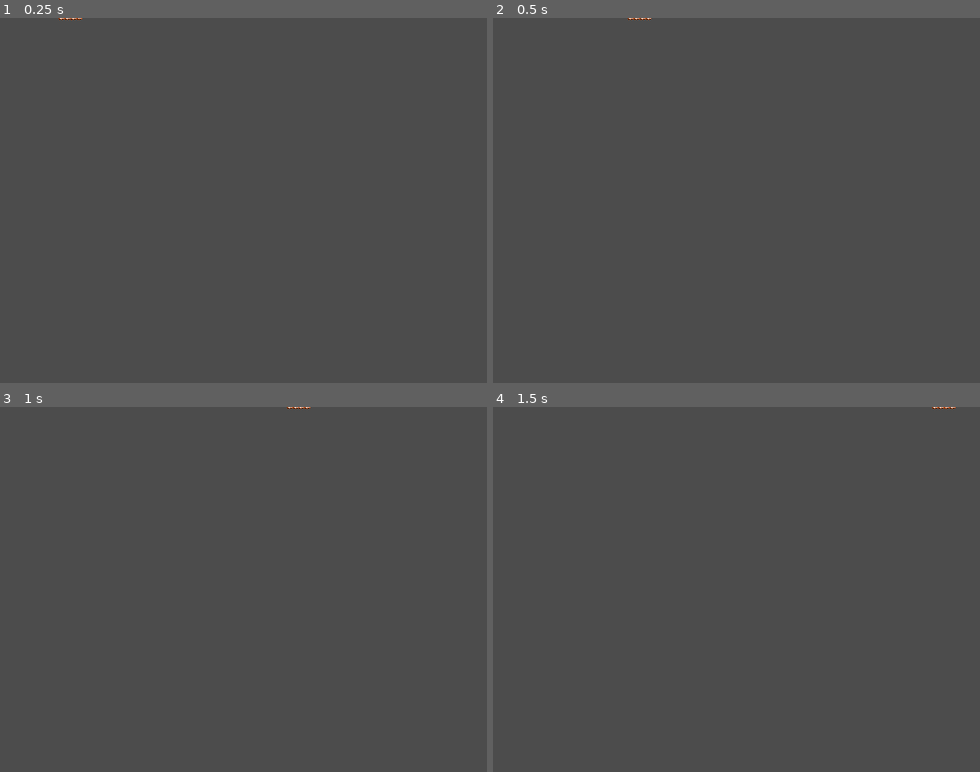
Above: before the commit, frames 1-4 (two rows, left to right).
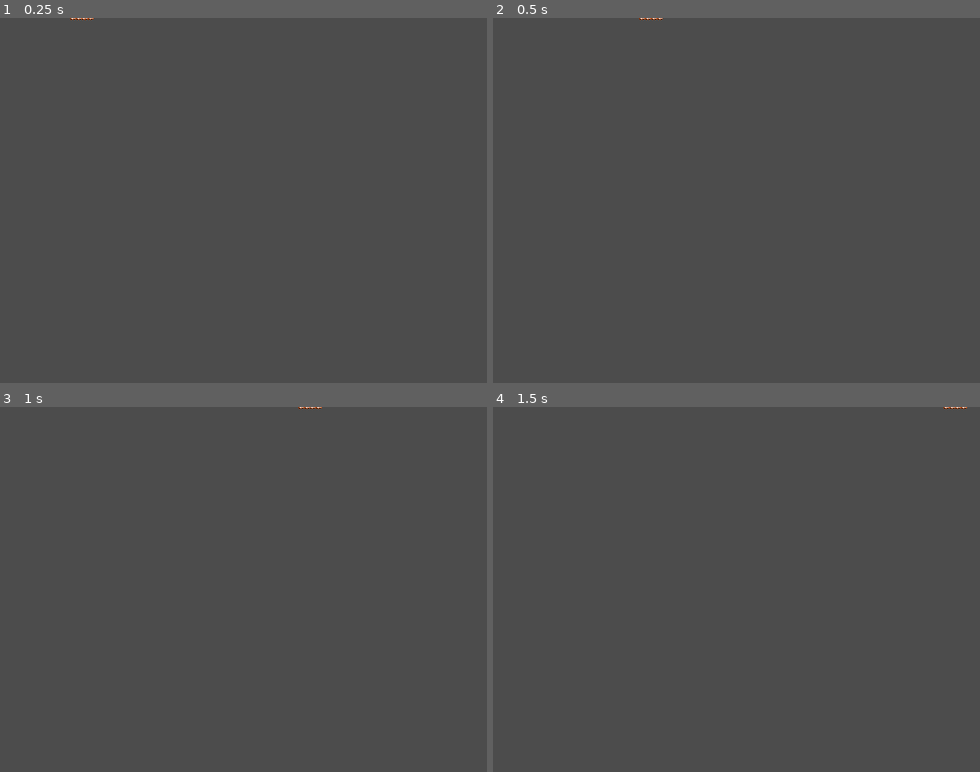
Above: after the commit, the same moments.

Repository: gunzblazincourier/gunzblazin-contra
Game: Godot game, scene res://Bullet/bullet_l.tscn
Same seed, same stepped clock (60 frames per second), same inputs: the game is played once before the commit and once after it. This scene is started directly instead of the project's main scene.
Inputs:
- Up to frame 1 (0.25 s): no input
- Up to frame 2 (0.5 s): no input
- Up to frame 3 (1 s): tap Enter at 0.5 s; hold Right (right) from 0.53 s (still down); tap 1 (1) at 0.6 s; tap X (jump) at 0.77 s; tap 2 (2) at 0.8 s
- Up to frame 4 (1.5 s): keep holding Right (right); tap Space at 1.25 s; tap 2 (2) at 1.35 s

The runs differ from the first frame. In frame 1, less than 0.1% of the frame differs, in the area x 12-20%, y 0-1%; in frame 2, less than 0.1%, in the area x 27-35%, y 0-1%; in frame 3, less than 0.1%; in frame 4, less than 0.1%.

Commit message:
refactor: simplify how laser works (also closer to original) - entire bullet spawns with full sprite instead of tail-end being visible later

Diff:
--- a/Bullet/bullet_l.gd
+++ b/Bullet/bullet_l.gd
@@ -1,23 +1,8 @@
 extends Area2D
 
 const BULLET_SPEED: int = 400
-@onready var sprite_visible_timer: Timer = $SpriteVisibleTimer
-@onready var sprite_2d_2: Sprite2D = $Sprite2D2
-@onready var collision_shape_2d_2: CollisionShape2D = $CollisionShape2D2
-
-
-# Timer starts when laser is fired
-func _ready() -> void:
-	sprite_visible_timer.start()
 
 
 # Travels in constant direction
 func _physics_process(delta: float) -> void:
 	position += transform.x * BULLET_SPEED * delta
-
-
-# Back part of laser becomes visible and collision of the part is activated on timer timeout
-func _on_sprite_visible_timer_timeout() -> void:
-	sprite_2d_2.visible = true
-	collision_shape_2d_2.disabled = false
-	collision_shape_2d_2.visible = true
--- a/Bullet/bullet_l.tscn
+++ b/Bullet/bullet_l.tscn
@@ -4,7 +4,7 @@
 [ext_resource type="Texture2D" uid="uid://bxidltynkw525" path="res://Bullet/L.png" id="2_iyojj"]
 
 [sub_resource type="RectangleShape2D" id="RectangleShape2D_4n8gp"]
-size = Vector2(15, 2)
+size = Vector2(29.5, 2)
 
 [node name="Bullet_L" type="Area2D" groups=["bullet"]]
 collision_layer = 2
@@ -12,26 +12,13 @@
 script = ExtResource("1_iyojj")
 
 [node name="Sprite2D" type="Sprite2D" parent="."]
+position = Vector2(15, 0)
 texture = ExtResource("2_iyojj")
 offset = Vector2(0.5, 0)
 
 [node name="Sprite2D2" type="Sprite2D" parent="."]
-visible = false
-position = Vector2(-15, 0)
 texture = ExtResource("2_iyojj")
 
 [node name="CollisionShape2D" type="CollisionShape2D" parent="."]
-position = Vector2(0.5, 0)
+position = Vector2(8, 0)
 shape = SubResource("RectangleShape2D_4n8gp")
-
-[node name="CollisionShape2D2" type="CollisionShape2D" parent="."]
-visible = false
-position = Vector2(-15, 0)
-shape = SubResource("RectangleShape2D_4n8gp")
-disabled = true
-
-[node name="SpriteVisibleTimer" type="Timer" parent="."]
-wait_time = 0.112
-one_shot = true
-
-[connection signal="timeout" from="SpriteVisibleTimer" to="." method="_on_sprite_visible_timer_timeout"]
--- a/Enemies/turret_soldier.gd
+++ b/Enemies/turret_soldier.gd
@@ -7,7 +7,7 @@
 
 func _on_timer_timeout() -> void:
 	var angle_with_mouse: float = global_position.angle_to_point(Global.player_global_position)
-	print(angle_with_mouse)
+	#print(angle_with_mouse)
 
 	if angle_with_mouse < -PI/4 and angle_with_mouse > -3*(PI/4):
 		animated_sprite_2d.play("shoot_up")
@@ -49,5 +49,5 @@
 	bullet.position = marker_2d.global_position
 	bullet.rotation = marker_2d.global_rotation
 
-	print(marker_2d.rotation)
+	#print(marker_2d.rotation)
 	timer.start()
--- a/Player/player.gd
+++ b/Player/player.gd
@@ -52,9 +52,6 @@
 
 
 func _process(_delta: float) -> void:
-	#if Input.is_action_just_pressed("shoot"):
-		#bullet_l.queue_free()
-
 	var look_direction: Vector2 = Input.get_vector("left", "right", "up", "down")
 	var run_direction: float = Input.get_axis("left", "right")
 
@@ -220,9 +217,6 @@
 				bullet_id.L:
 					if Input.is_action_just_pressed("shoot"):
 						shoot_timer.start()
-						#var bullet_l_path: PackedScene = load("res://Bullet/bullet_l.tscn")
-						#var bullet_l: Area2D = bullet_l_path.instantiate()
-						#remove_child(bullet_l)
 						spawn_bullet(bullet_l)
 
 
